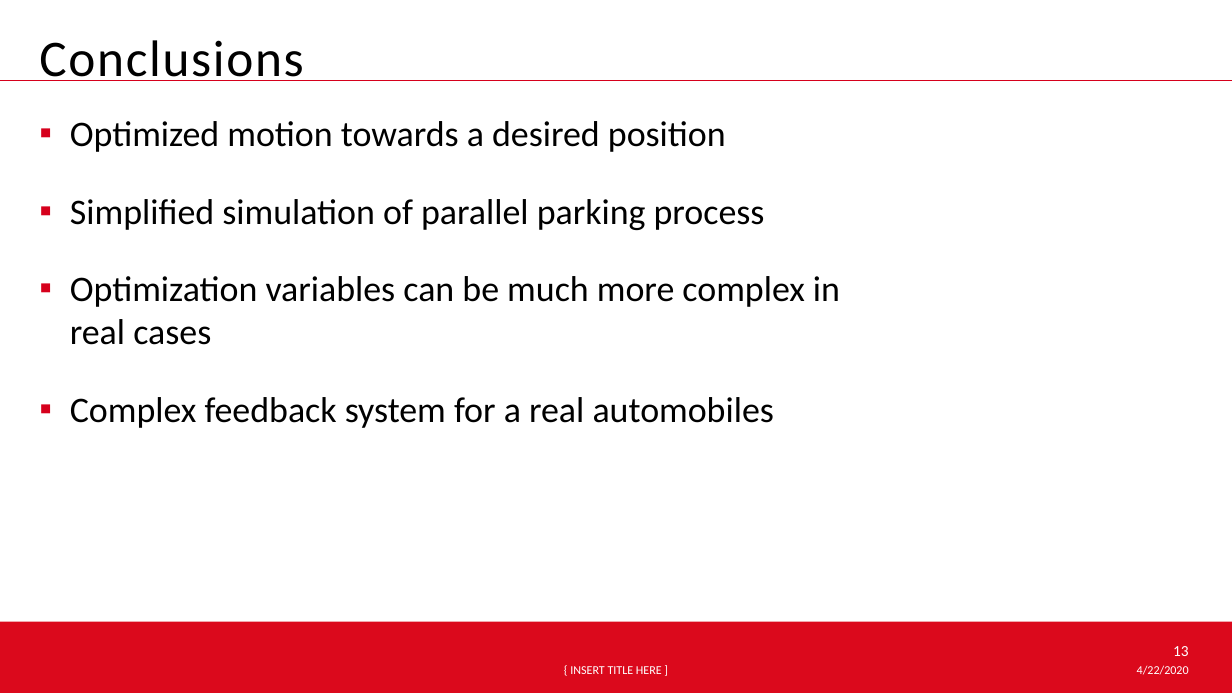
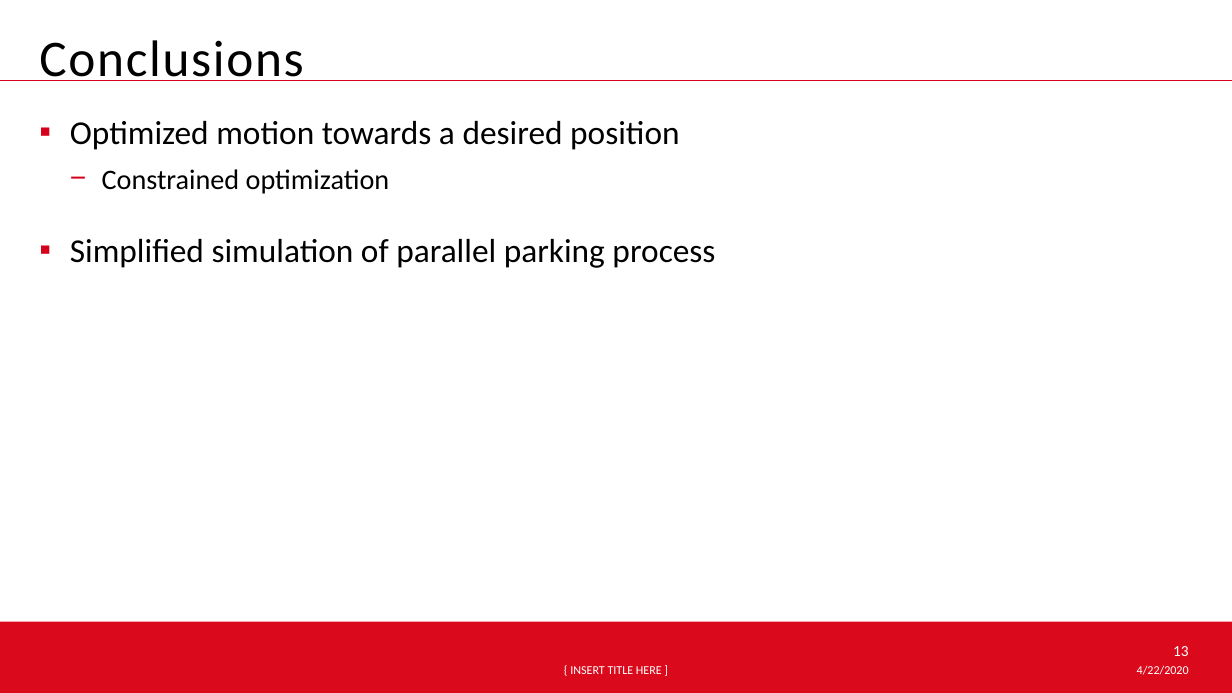
Before and after one commit to hehonglu123/optimal_control, a slide deck: slide 13 of Optimal Control Theory.pptx. Drawn at 1232x693 pixels with LibreOffice and Linux fonts; fonts in the diff are those of the drawing; background and template pictures are left out. Boxes give left, top, right and bottom in pixels: in the first picture for what was removed or moved away, otherwise in the second. Text is boxed around its words. In the diff, an @@ line names an element or a change of style, - is before the commit and + after.

```diff
--- a/Optimal Control Theory.pptx
+++ b/Optimal Control Theory.pptx
@@ text at <box>70,121,715,268</box>: size 28 to 26 pt in "Optimized motion towards a desired position", "Simplified simulation of parallel parking process" @@
@@ text at <box>102,169,390,194</box>: paragraph added @@
+    − Constrained optimization
@@ text at <box>70,276,840,428</box>: paragraphs removed @@
-  ▪ Optimization variables can be much more complex in real cases
-  ▪ Complex feedback system for a real automobiles
```
Also in this commit, not shown: 7 other slides changed, 3 slides added.
